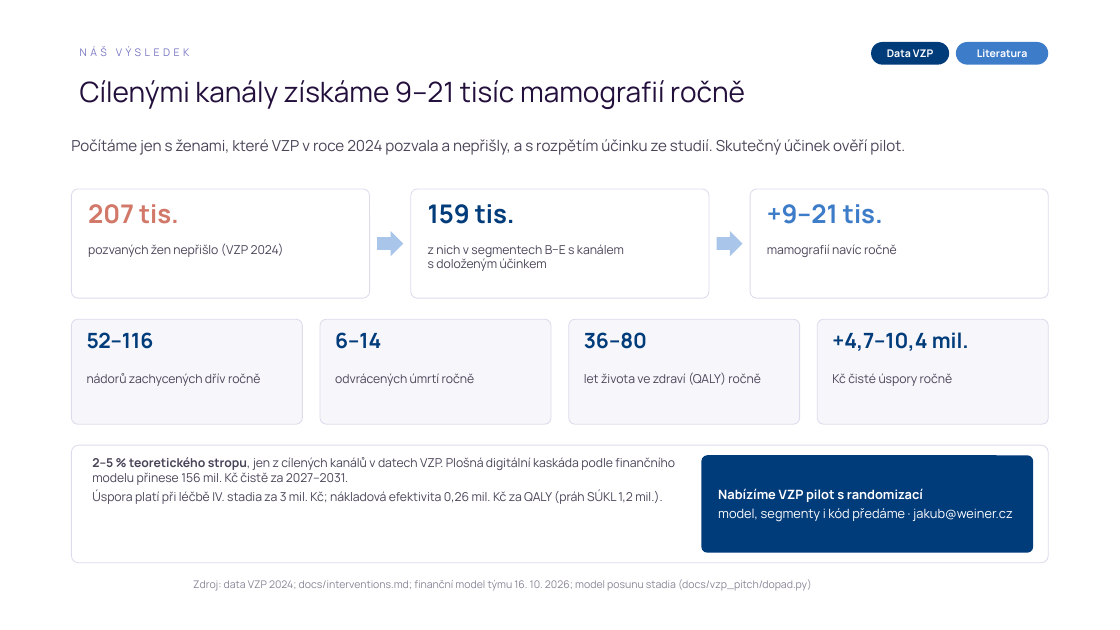
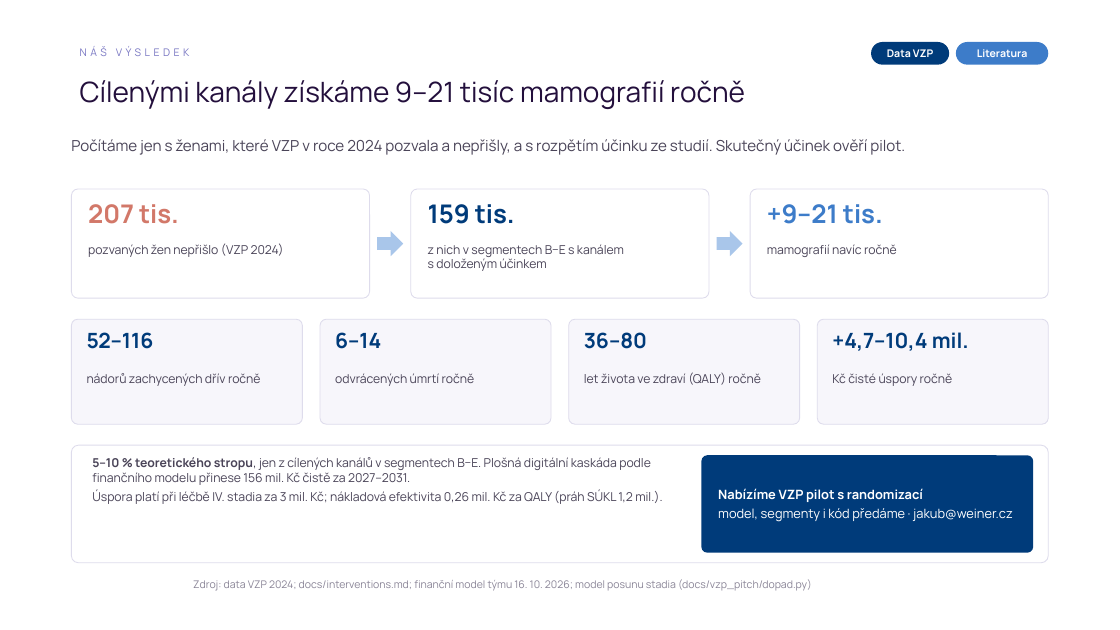
Before and after one commit to vit-tucek/mamograf-vzp, a slide deck: slide 6 of docs/vzp_pitch/pitch_v2_11seg.pptx. Drawn at 1120x630 pixels with LibreOffice and Linux fonts; fonts in the diff are those of the drawing; background and template pictures are left out. Boxes give left, top, right and bottom in pixels: in the first picture for what was removed or moved away, otherwise in the second. Text is boxed around its words. In the diff, an @@ line names an element or a change of style, - is before the commit and + after.

```diff
--- a/docs/vzp_pitch/pitch_v2_11seg.pptx
+++ b/docs/vzp_pitch/pitch_v2_11seg.pptx
@@ text at [92,457,651,485]: text changed @@
-2–5 % teoretického stropu, jen z cílených kanálů v datech VZP. Plošná digitální kaskáda podle finančního modelu přinese 156 mil. Kč čistě za 2027–2031.
+5–10 % teoretického stropu, jen z cílených kanálů v segmentech B–E. Plošná digitální kaskáda podle finančního modelu přinese 156 mil. Kč čistě za 2027–2031.
```
Also in this commit, not shown: 1 other slide changed, 4 other files.
